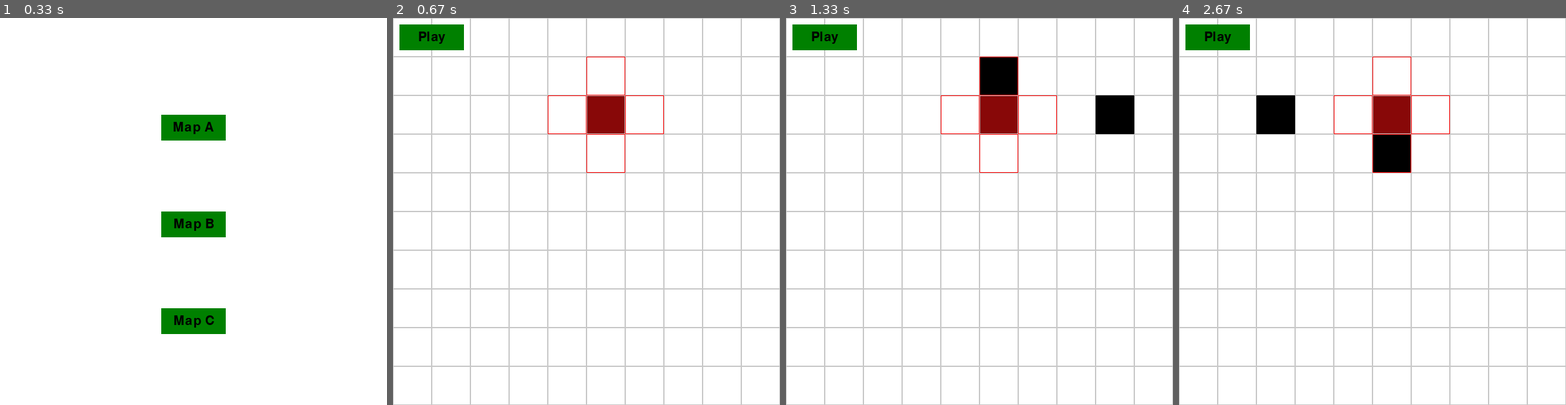
Above: before the commit, frames 1-4 (left to right).
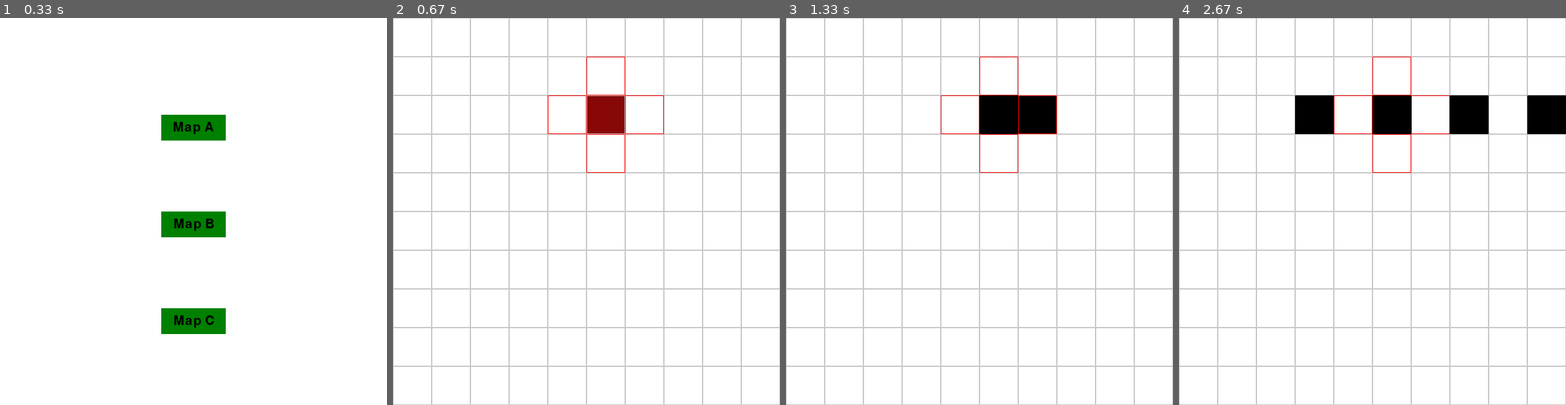
Above: after the commit, the same moments.

Repository: ubongjc/Pygame
Game: pygame game, started from main.py
The game is run twice, just before and just after one commit, with the same random seed, the same clock (stepped at 60 frames per second) and the same inputs.
Inputs:
- Up to frame 1 (0.33 s): no input
- Up to frame 2 (0.67 s): click "Map A" at 0.38 s
- Up to frame 3 (1.33 s): hold Right 0.67-1.13 s; hold Up from 1.17 s (still down)
- Up to frame 4 (2.67 s): release Up at 1.47 s; hold Right 1.5-1.97 s; hold Left 2-2.53 s; hold Down from 2.57 s (still down)

Frame 1 is identical in both runs. In frame 2, 1.1% of the frame differs, in the area x 1-19%, y 1-9%; in frame 3, 5.0%; in frame 4, 7.0%, in the area x 1-100%, y 1-40%.

Commit message:
Bullets can kill computer or user

Diff:
--- a/computer_player.py
+++ b/computer_player.py
@@ -30,21 +30,21 @@
             self.fired_bullets.append(False)
 
     def rollback_to_validity_if_necessary(self):
-        print(f'original self.path => {self.path}')
+        #print(f'original #self.path => {self.path}')
         num_valid = len(self.valid_moves())
         popped_value = (-1, -1)
         if num_valid < 1 and len(self.path) > 0:
             while num_valid < 2 and len(self.path) > 0:
                 popped_value = self.path.pop()
-                print(f'popped_value => {popped_value}')
+                #print(f'popped_value => {popped_value}')
                 num_valid = len(self.valid_moves())
-                print(f'num_valid => {num_valid}')
+                #print(f'num_valid => {num_valid}')
             temp = self.valid_moves()
             if popped_value in temp:
                 temp.remove(popped_value)
-                print(f'temp => {temp}')
+                #print(f'temp => {temp}')
             if len(temp) > 0:
                 self.path.append(temp[0])
-                print(f'self.path => {self.path}')
+                #rint(f'#self.path => {self.path}')
             return True
         return False
--- a/constants.py
+++ b/constants.py
@@ -4,17 +4,6 @@
 SCREEN_SIZE = GRID_SIZE * CELL_SIZE
 MAX_MOVES = 20
 MAX_BULLETS = 10
-
-# # grid size: (moves, bullet)
-# MAPP = {
-#     10: (20, 10),
-#     9: (18, 9),
-#     10: (20, 10),
-#     10: (20, 10),
-#     10: (20, 10),
-#     10: (20, 10),
-#     10: (20, 10),
-# }
 
 
 # Colors
--- a/grid.py
+++ b/grid.py
@@ -1,5 +1,8 @@
 import pygame
+
+import constants
 from constants import *
+from computer_player import ComputerPlayer
 
 
 class Grid:
@@ -8,43 +11,61 @@
         self.grid = [[0 for _ in range(size)] for _ in range(size)]
         self.path = []
         self.bullets = []
-        self.firedBullets = []
+        self.fired_bullets = []
+        self.computer_bullets = []
         self.bullet_start_indices = []
+        self.game_over = False
+        self.winner = None
 
     def draw(self, surface, show_lines=True, current_path_index=None, computer_path=None):
-        surface.fill(WHITE)
-        for y in range(self.size):
-            for x in range(self.size):
-                if current_path_index is not None and (x, y) == self.path[current_path_index]:
-                    color = RED
-                elif self.grid[y][x] == 1:
-                    if (x, y) == self.path[-1]:
-                        color = (136, 8, 8)  # Slightly different shade of red
+        if self.winner:
+            result_font = pygame.font.Font(None, 50)
+            result_text = None
+            if self.winner == "user":
+                result_text = result_font.render("You Win!", True, BLACK)
+            elif self.winner == "computer":
+                result_text = result_font.render("Game Over", True, BLACK)
+            text_rect = result_text.get_rect(center=(SCREEN_SIZE // 2, SCREEN_SIZE // 2))
+            surface.blit(result_text, text_rect)
+        else:
+            surface.fill(WHITE)
+            for y in range(self.size):
+                for x in range(self.size):
+                    if current_path_index is not None and (x, y) == self.path[current_path_index]:
+                        color = RED
+                    elif self.grid[y][x] == 1:
+                        if (x, y) == self.path[-1]:
+                            color = (136, 8, 8)  # Slightly different shade of red
+                        else:
+                            color = RED
                     else:
-                        color = RED
-                else:
-                    color = None
-
-                if color:
-                    pygame.draw.rect(surface, color, (x * CELL_SIZE, y * CELL_SIZE, CELL_SIZE, CELL_SIZE))
-
-                if show_lines:
-                    pygame.draw.rect(surface, GREY, (x * CELL_SIZE, y * CELL_SIZE, CELL_SIZE, CELL_SIZE), 1)
-
-        for y in range(self.size):
-            for x in range(self.size):
-                if current_path_index is not None and \
-                        current_path_index < len(computer_path) and \
-                        computer_path is not None:
-                    color = None
-                    if (x, y) == computer_path[current_path_index]:
-                        color = BLUE
+                        color = None
 
                     if color:
                         pygame.draw.rect(surface, color, (x * CELL_SIZE, y * CELL_SIZE, CELL_SIZE, CELL_SIZE))
 
-        for bullet in self.bullets:
-            pygame.draw.rect(surface, BLACK, (bullet['x'] * CELL_SIZE, bullet['y'] * CELL_SIZE, CELL_SIZE, CELL_SIZE))
+                    if show_lines:
+                        pygame.draw.rect(surface, GREY, (x * CELL_SIZE, y * CELL_SIZE, CELL_SIZE, CELL_SIZE), 1)
+
+            for y in range(self.size):
+                for x in range(self.size):
+                    if current_path_index is not None and \
+                            current_path_index < len(computer_path) and \
+                            computer_path is not None:
+                        color = None
+                        if (x, y) == computer_path[current_path_index]:
+                            color = BLUE
+
+                        if color:
+                            pygame.draw.rect(surface, color, (x * CELL_SIZE, y * CELL_SIZE, CELL_SIZE, CELL_SIZE))
+
+            for bullet in self.bullets:
+                pygame.draw.rect(surface, BLACK, (bullet['x'] * CELL_SIZE, bullet['y'] * CELL_SIZE, CELL_SIZE, CELL_SIZE))
+
+            for bullet in self.computer_bullets:
+                pygame.draw.rect(surface, BLACK, (bullet['x'] * CELL_SIZE, bullet['y'] * CELL_SIZE, CELL_SIZE, CELL_SIZE))
+
+
 
     def is_valid_move(self, cell_x, cell_y):
         if len(self.path) == 0:
@@ -62,23 +83,42 @@
                 pygame.draw.rect(surface, RED, (x * CELL_SIZE, y * CELL_SIZE, CELL_SIZE, CELL_SIZE), 1)
 
     def shoot_bullet(self, direction, start_pos=None, current_path_index=-1):
-        if self.firedBullets.count(True) >= MAX_BULLETS:
-            return
+        if self.winner is None:
+            if self.fired_bullets.count(True) >= MAX_BULLETS:
+                return
 
-        if start_pos is None:
-            start_pos = self.path[-1] if self.path else (0, 0)
+            if start_pos is None:
+                start_pos = self.path[-1] if self.path else (0, 0)
 
-        bullet = {
-            'x': start_pos[0],
-            'y': start_pos[1],
-            'direction': direction
-        }
-        self.bullets.append(bullet)
+            bullet = {
+                'x': start_pos[0],
+                'y': start_pos[1],
+                'direction': direction
+            }
+            self.bullets.append(bullet)
 
-        if current_path_index != -1:
-            self.firedBullets[current_path_index-1] = True
+            if current_path_index != -1:
+                self.fired_bullets[current_path_index - 1] = True
 
-    def update_bullets(self):
+    def shoot_bullet_computer(self, direction, start_pos=None, current_path_index=-1, computer_player=None):
+        if self.winner is None:
+            if computer_player.fired_bullets.count(True) >= MAX_BULLETS:
+                return
+
+            if start_pos is None:
+                start_pos = computer_player.path[-1] if computer_player.path else (0, 0)
+
+            bullet = {
+                'x': start_pos[0],
+                'y': start_pos[1],
+                'direction': direction
+            }
+            self.computer_bullets.append(bullet)
+
+            if current_path_index != -1:
+                computer_player.fired_bullets[current_path_index - 1] = True
+
+    def update_bullets(self, computer_path, play_index):
         for bullet in self.bullets:
             if bullet['direction'] == 'left':
                 bullet['x'] -= 1
@@ -91,6 +131,26 @@
 
             if bullet['x'] < 0 or bullet['x'] >= self.size or bullet['y'] < 0 or bullet['y'] >= self.size:
                 self.bullets.remove(bullet)
+            elif self.check_user_bullet_collision(computer_path[play_index][0], computer_path[play_index][1]):
+                self.winner = "user"
+                self.game_over = True
+
+    def update_bullets_computer(self, user_path, play_index):
+        for bullet in self.computer_bullets:
+            if bullet['direction'] == 'left':
+                bullet['x'] -= 1
+            elif bullet['direction'] == 'right':
+                bullet['x'] += 1
+            elif bullet['direction'] == 'up':
+                bullet['y'] -= 1
+            elif bullet['direction'] == 'down':
+                bullet['y'] += 1
+
+            if bullet['x'] < 0 or bullet['x'] >= self.size or bullet['y'] < 0 or bullet['y'] >= self.size:
+                self.computer_bullets.remove(bullet)
+            elif self.check_computer_bullet_collision(user_path[play_index][0], user_path[play_index][1]):
+                self.winner = "computer"
+                self.game_over = True
 
     def get_direction_towards_user(self, bullet_x, bullet_y, user_position=None):
         if user_position is None:
@@ -104,8 +164,14 @@
         else:
             return 'down' if dy > 0 else 'up'
 
-    def check_bullet_collision(self, x, y):
+    def check_user_bullet_collision(self, x, y):
         for bullet in self.bullets:
             if bullet['x'] == x and bullet['y'] == y:
                 return True
         return False
+
+    def check_computer_bullet_collision(self, x, y):
+        for bullet in self.computer_bullets:
+            if bullet['x'] == x and bullet['y'] == y:
+                return True
+        return False
--- a/main.py
+++ b/main.py
@@ -20,7 +20,7 @@
     pygame.display.set_caption("Pygame Grid Game")
     clock = pygame.time.Clock()
     BULLET_UPDATE_EVENT = pygame.USEREVENT + 1
-    pygame.time.set_timer(BULLET_UPDATE_EVENT, 200)  # Set the interval to 500ms
+    pygame.time.set_timer(BULLET_UPDATE_EVENT, 500)  # Set the interval to 500ms
 
     grid = Grid(GRID_SIZE)
     grid.bullet_start_indices = []
@@ -42,9 +42,6 @@
 
     computer_player = ComputerPlayer(grid)
 
-    game_over = False
-    game_over_font = pygame.font.Font(None, 50)
-
     while True:
         for event in pygame.event.get():
             if event.type == pygame.QUIT:
@@ -52,7 +49,8 @@
                 sys.exit()
 
             if event.type == BULLET_UPDATE_EVENT:
-                grid.update_bullets()
+                grid.update_bullets(computer_player.path, play_index-1)
+                grid.update_bullets_computer(grid.path, play_index-1)
 
             # Input handling
             if event.type == pygame.MOUSEBUTTONDOWN:
@@ -90,7 +88,7 @@
                             grid.grid[cell_y][cell_x] == 0:
                         grid.grid[cell_y][cell_x] = 1
                         grid.path.append((cell_x, cell_y))
-                        grid.firedBullets.append(False)
+                        grid.fired_bullets.append(False)
 
                         computer_player.choose_random_move()
                         if computer_player.rollback_to_validity_if_necessary():
@@ -107,7 +105,7 @@
                         if len(computer_player.path) > 0:
                             computer_player.path.pop()
                             computer_player.fired_bullets.pop()
-                        grid.firedBullets.pop()
+                        grid.fired_bullets.pop()
 
                 if show_map_selection:
                     selected_map = map_selection_screen.check_click(x, y)
@@ -131,7 +129,7 @@
                     if \
                             play_mode and \
                             play_index > 0 and \
-                            grid.firedBullets[play_index - 1] is False:
+                            grid.fired_bullets[play_index - 1] is False:
                         grid.shoot_bullet(direction, grid.path[play_index - 1], play_index)
                     elif not play_mode:
                         grid.shoot_bullet(direction)
@@ -148,8 +146,8 @@
                     direction = grid.get_direction_towards_user(shooter_x, shooter_y)
 
                     # Shoot the bullet
-                    grid.shoot_bullet(direction, start_pos=(shooter_x, shooter_y))
-                    computer_player.fired_bullets[play_index-1] = True
+                    grid.shoot_bullet_computer(direction, start_pos=(shooter_x, shooter_y), computer_player=computer_player)
+                    # computer_player.fired_bullets[play_index-1] = True
 
                     # Reschedule the event with a random interval between 1 and 3 seconds
                     pygame.time.set_timer(SHOOT_EVENT, random.randint(1000, 3000))
@@ -174,24 +172,8 @@
                 play_timer = pygame.time.get_ticks()
                 play_index += 1
 
-                # Check for bullet collision
-                computer_current_pos = computer_player.path[play_index-1]
-                if grid.check_bullet_collision(*computer_current_pos):
-                    print(f'computer dead = comp: {computer_current_pos}; user: {grid.path[play_index-1]}')
-                    game_over = True
-
-                user_current_pos = grid.path[play_index-1]
-                if grid.check_bullet_collision(*user_current_pos):
-                    game_over = True
-
             show_lines = False
             grid.draw(screen, show_lines, play_index - 1, computer_player.path)
-
-            # Draw game over message
-            if game_over:
-                game_over_text = game_over_font.render("Game Over", True, BLACK)
-                text_rect = game_over_text.get_rect(center=(SCREEN_SIZE // 2, SCREEN_SIZE // 2))
-                screen.blit(game_over_text, text_rect)
 
             clock.tick(10)
         else:
@@ -200,7 +182,8 @@
             grid.draw(screen, show_lines)
             if grid.path and len(grid.path) < MAX_MOVES:
                 grid.draw_highlight(screen, *grid.path[-1])
-            play_button.draw(screen)
+            else:
+                play_button.draw(screen)
             clock.tick(60)
 
         pygame.display.flip()
--- a/map_selection_screen.py
+++ b/map_selection_screen.py
@@ -5,8 +5,15 @@
     def __init__(self):
         self.maps = ["Map A", "Map B", "Map C"]
         self.buttons = []
+        button_width = int(SCREEN_SIZE * 0.2)
+        button_height = int(SCREEN_SIZE * 0.1)
+        button_spacing = int(SCREEN_SIZE * 0.1)
+        button_y = SCREEN_SIZE // 2
+
         for i, map_name in enumerate(self.maps):
             button = Button(SCREEN_SIZE // 2 - 50, 150 * (i + 1), 100, 40, map_name, (0, 128, 0), 30)
+            # button = Button((SCREEN_SIZE - button_width) // 2 - button_spacing - button_width, button_y, button_width, button_height, map_name, (0, 128, 0), 30),
+
             self.buttons.append(button)
 
     def draw(self, surface):
